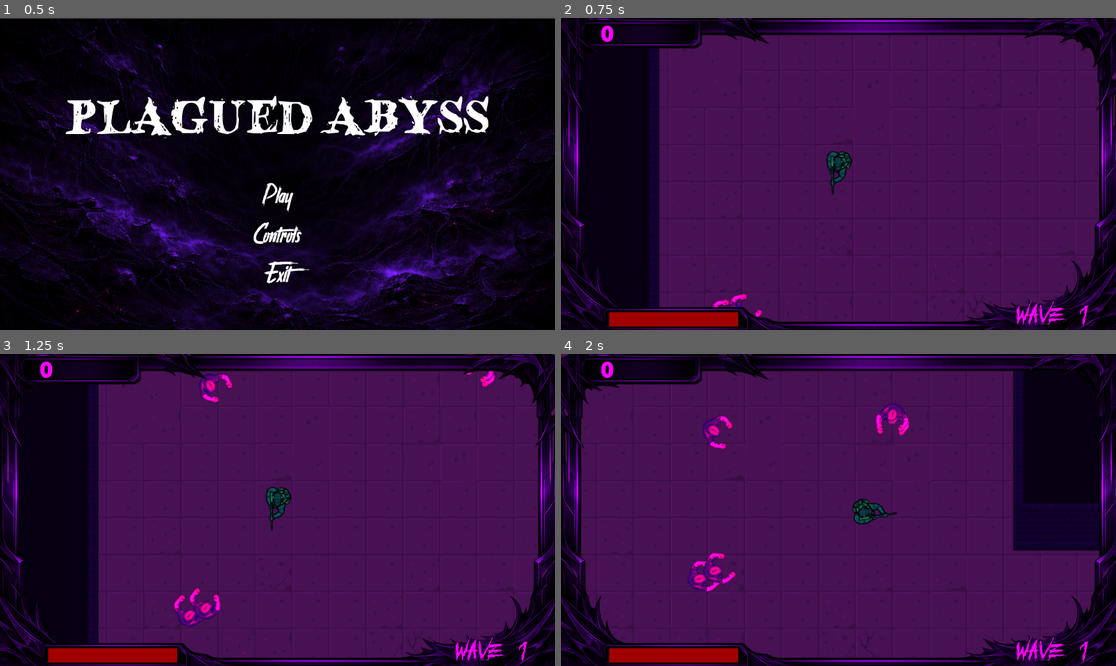
Above: before the commit, frames 1-4 (two rows, left to right).
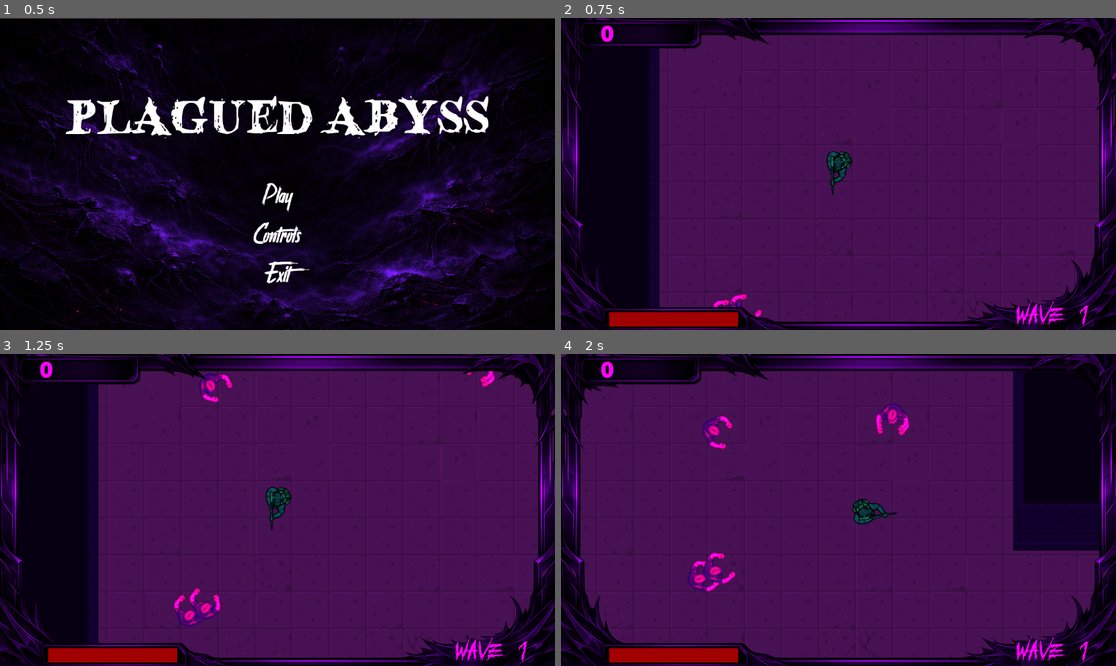
Above: after the commit, the same moments.

Repository: ayaanyousaf/plagued-abyss
Game: Godot game, scene res://scenes/Main.tscn
The game is run twice, just before and just after one commit, with the same random seed, the same clock (stepped at 60 frames per second) and the same inputs. Sound files missing from this copy of the repository are replaced by a short silence.
Inputs (mouse positions are in pixels of both pictures, inside the frame that each line leads up to):
- Up to frame 1 (0.5 s): no input
- Up to frame 2 (0.75 s): click "Play" at 0.5 s
- Up to frame 3 (1.25 s): no input
- Up to frame 4 (2 s): tap Enter (continue) at 1.25 s; move the mouse to (960, 494) at 1.27 s; hold D (move_right) from 1.28 s (still down); hold Enter (continue) from 1.28 s (still down)

Frame 1 is identical in both runs. In frame 2, 1.4% of the frame differs, in the area x 0-99%, y 0-100%; in frame 3, 1.4%; in frame 4, 1.6%.

Commit message:
polish enemy spawns in room 2

Diff:
--- a/scenes/Main.tscn
+++ b/scenes/Main.tscn
@@ -249,13 +249,12 @@
 [node name="UIFrame" type="TextureRect" parent="UI/Game"]
 modulate = Color(1.009993, 0.037908014, 1.4687854, 1)
 layout_mode = 0
-offset_left = -47.0
+offset_left = -49.0
 offset_top = -123.99999
-offset_right = 2041.3333
+offset_right = 2042.6665
 offset_bottom = 1422.6666
 scale = Vector2(0.6, 0.6)
 texture = ExtResource("7_jlsqs")
-metadata/_edit_lock_ = true
 
 [node name="Wave" type="Label" parent="UI/Game"]
 layout_mode = 0
@@ -352,6 +351,7 @@
 
 [node name="MenuMusic" type="AudioStreamPlayer" parent="."]
 stream = ExtResource("11_wp0k4")
+volume_db = -10.0
 parameters/looping = true
 
 [node name="GameMusic" type="AudioStreamPlayer" parent="."]
--- a/scripts/wave_spawner.gd
+++ b/scripts/wave_spawner.gd
@@ -54,6 +54,10 @@
 		if not spawn_allowed:
 			continue
 
+		# Prevent zombies from spawning in spawn room when in the room to the left
+		if player.global_position.x < -260 and point.global_position.x > -260:
+			continue
+
 		var distance = point.global_position.distance_to(player.global_position)
 
 		if distance > 150 and distance < 700:
